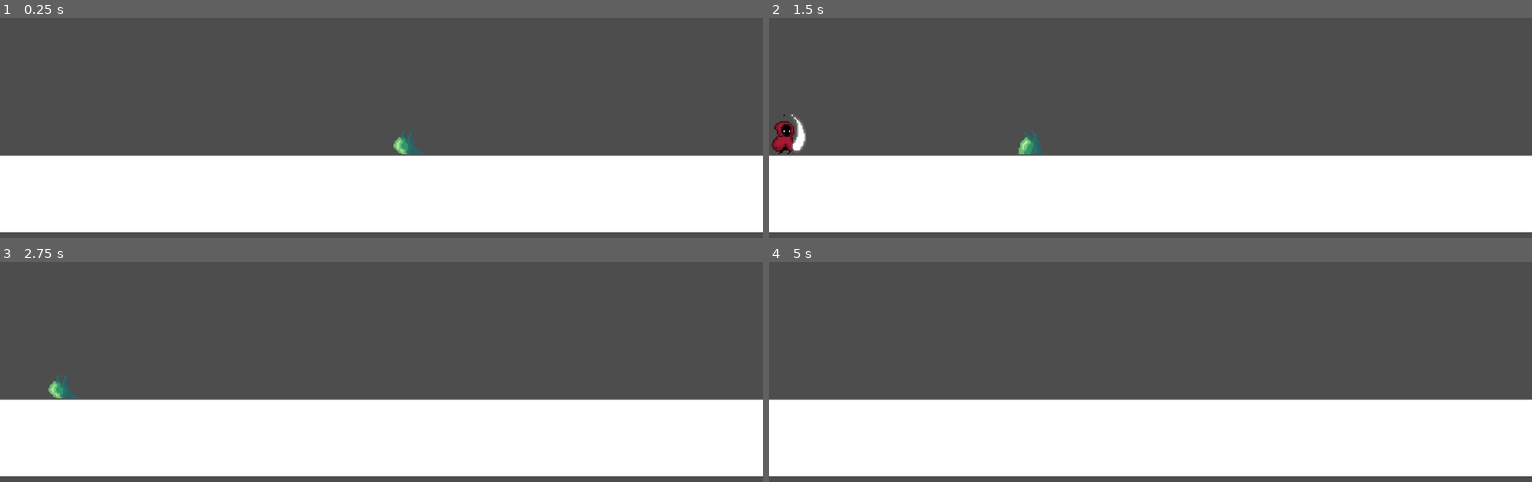
Above: before the commit, frames 1-4 (two rows, left to right).
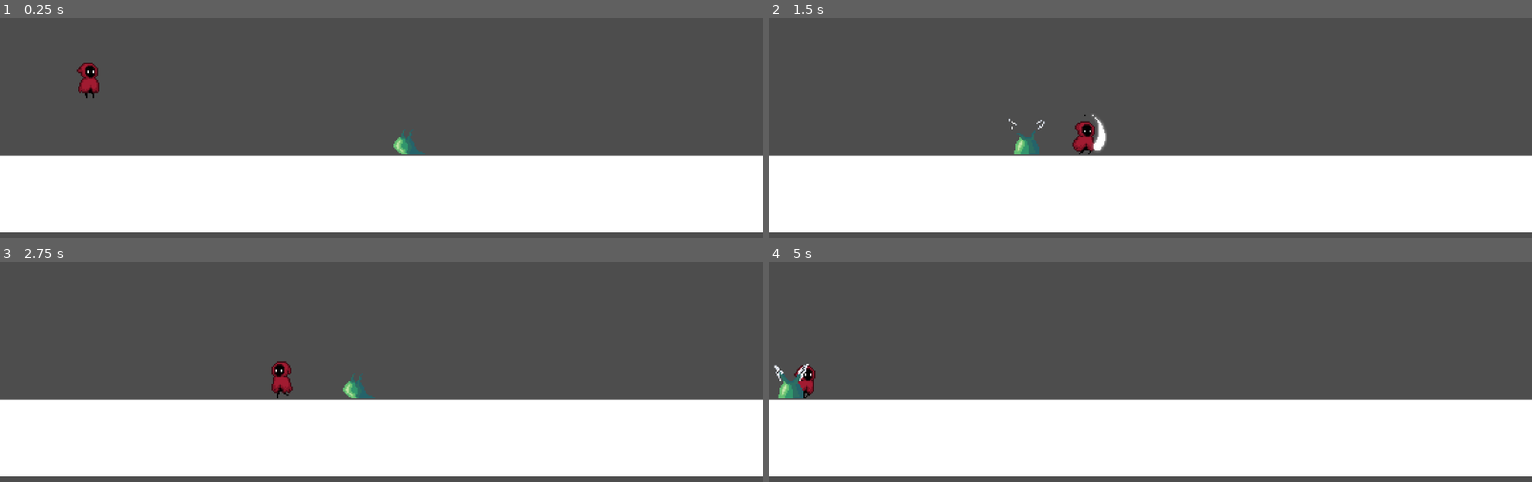
Above: after the commit, the same moments.

Repository: TagReaper/Game-Design-Game-Jam---FuryCaster
Game: Godot game, scene res://Scenes/Level.tscn
The game is run twice, just before and just after one commit, with the same random seed, the same clock (stepped at 60 frames per second) and the same inputs.
Inputs (mouse positions are in pixels of both pictures, inside the frame that each line leads up to):
- Up to frame 1 (0.25 s): no input
- Up to frame 2 (1.5 s): move the mouse to (1112, 172) at 0.52 s; hold Right (moveRight) from 0.53 s (still down); click (1112, 172) at 0.6 s; tap W (jump) at 0.77 s; move the mouse to (1379, 152) at 1.27 s; click (1379, 152) at 1.35 s
- Up to frame 3 (2.75 s): tap W (jump) at 1.52 s; move the mouse to (152, 266) at 2.02 s; release Right (moveRight) at 2.03 s; hold A (moveLeft) from 2.03 s (still down); right-click (152, 266) at 2.1 s; click (152, 266) at 2.3 s
- Up to frame 4 (5 s): move the mouse to (1188, 330) at 2.77 s; tap Space (dash) at 2.85 s; tap W (jump) at 3.02, 3.77, 4.52 s; click (1188, 330) at 3.05 s; move the mouse to (outside the picture) at 3.52 s; click (outside the picture) at 3.6 s; move the mouse to (1318, 310) at 4.27 s; release A (moveLeft) at 4.28 s; hold Right (moveRight) from 4.28 s (still down); click (1318, 310) at 4.35 s

The runs differ from the first frame. In frame 1, 0.3% of the frame differs, in the area x 10-14%, y 20-37%; in frame 2, 1.2%, in the area x 0-45%, y 43-62%; in frame 3, 0.8%; in frame 4, 0.6%.

Commit message:
Added Search State + Fixed Stat Errors

Diff:
--- a/Enemies/Slime/slime.tscn
+++ b/Enemies/Slime/slime.tscn
@@ -27,7 +27,7 @@
 chaseDetect = NodePath("ChaseArea")
 attackHitbox = SubResource("ConvexPolygonShape2D_1gep1")
 attackDamage = 5
-attackRange = 8
+attackRange = 16
 hitboxDelay = 0.09
 hitboxLifetime = 0.23
 speed = 4.0
--- a/Scenes/Level.tscn
+++ b/Scenes/Level.tscn
@@ -29,9 +29,9 @@
 position = Vector2(96, -81)
 zoom = Vector2(2, 2)
 
+[node name="Player" parent="." instance=ExtResource("1_80dxn")]
+position = Vector2(-124, -121)
+
 [node name="Slime" parent="." instance=ExtResource("1_wxnq6")]
 position = Vector2(144, -45)
 rightLimitX = 144
-
-[node name="Player" parent="." instance=ExtResource("1_80dxn")]
-position = Vector2(-351, -45)
--- a/Scripts/BasicEnemy.gd
+++ b/Scripts/BasicEnemy.gd
@@ -69,6 +69,11 @@
 			_flip_check()
 			_move()
 		State.SEARCH:
+			searchCast.target_position = player.global_position - global_position
+			if !searchCast.is_colliding():
+				moveTo = player.global_position.x
+			else:
+				currentState = State.ROAM
 			_flip_check()
 			_move()
 		State.DEAD:
